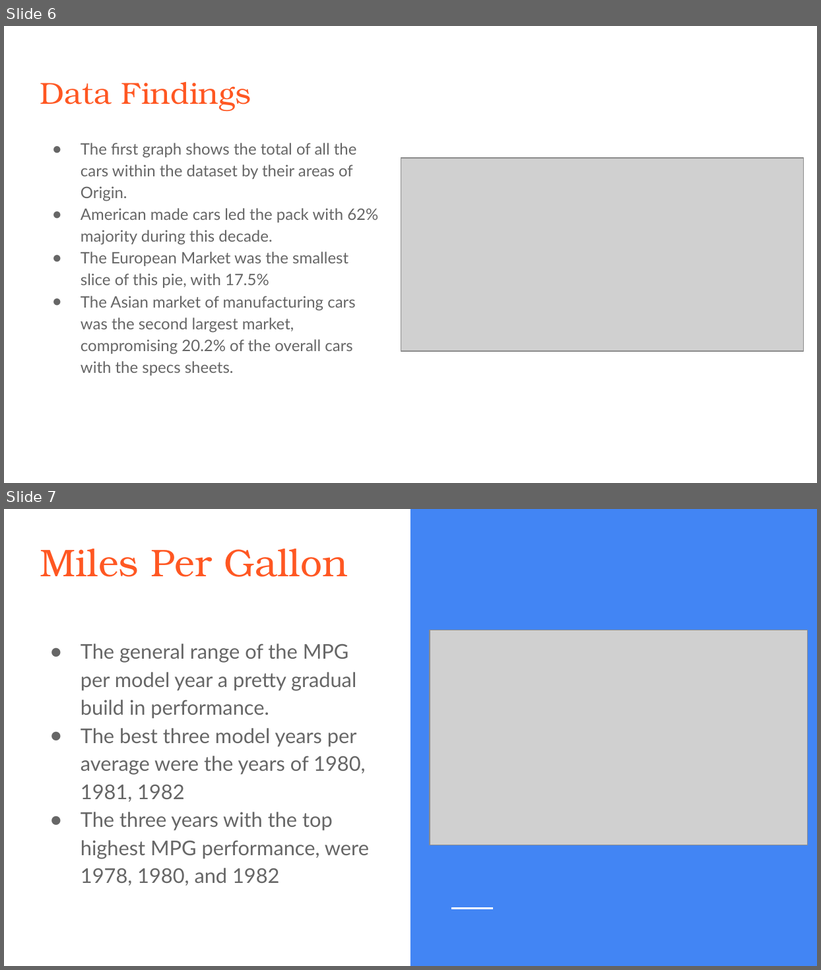
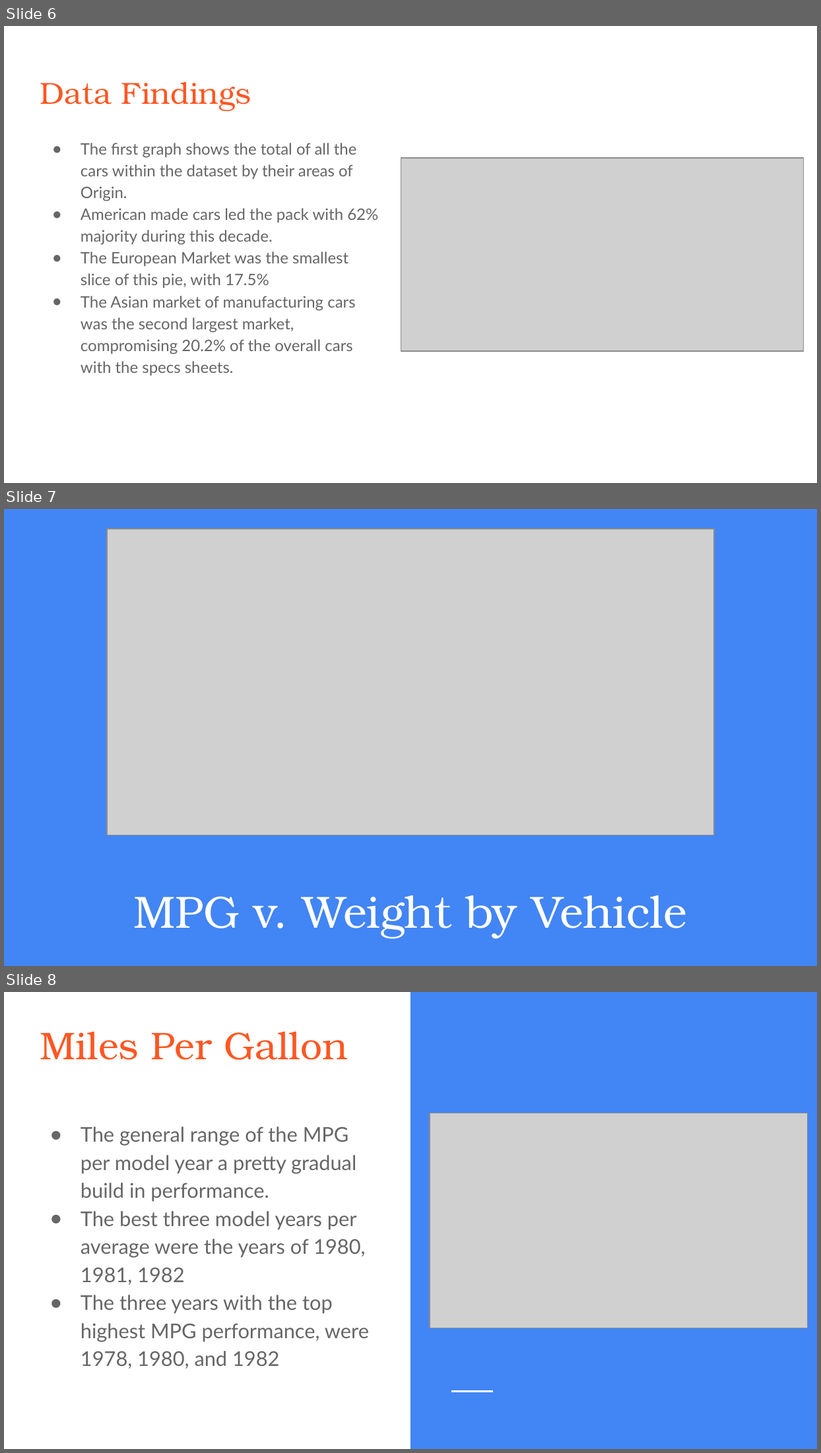
Before and after one commit to crothersiac/INFO450_Final, a slide deck: Should Chevy Go Retro.pptx. Shown one above the other, each under a label of ours: slides 6 and 7 before the commit, slides 6, 7 and 8 after it. The pictures are 821x970 and 821x1453 pixels, drawn with LibreOffice and Linux fonts; fonts in the diff are those of the drawing; grey boxes stand for pictures. Boxes give left, top, right and bottom in pixels: in the first picture for what was removed or moved away, otherwise in the second. Text is boxed around its words. In the diff, an @@ line names an element or a change of style, - is before the commit and + after.

```diff
--- a/Should Chevy Go Retro.pptx
+++ b/Should Chevy Go Retro.pptx
@@ slide 7 added at [4, 509, 817, 966], background #4285F4 @@
@@ picture added at [107, 529, 715, 835] @@
@@ title added at [134, 896, 687, 939], 40 pt, text #FFFFFF @@
+MPG v. Weight by Vehicle
@@ what was slide 7 is now slide 8 @@
```
Also in this commit, not shown: 1 slide changed.
